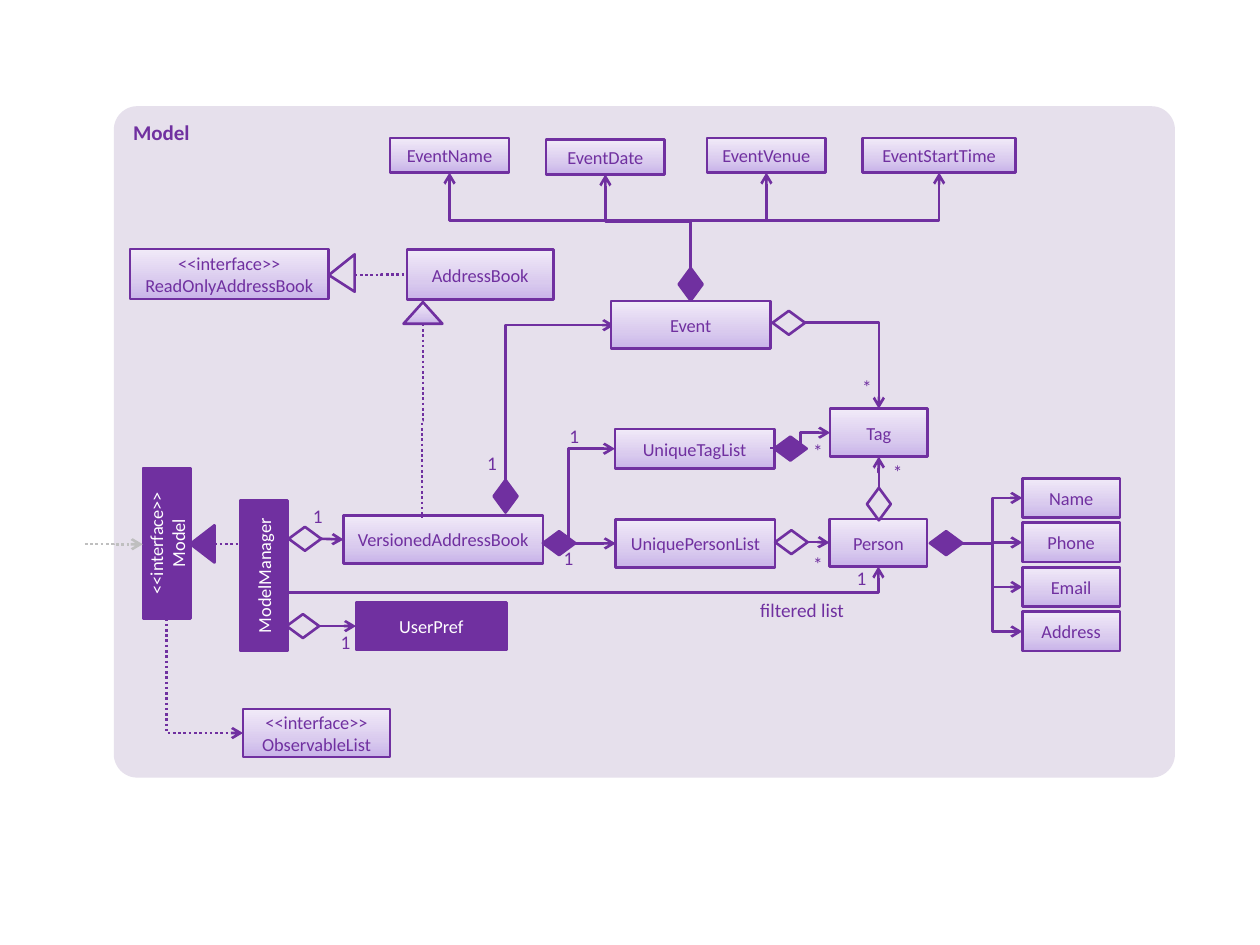
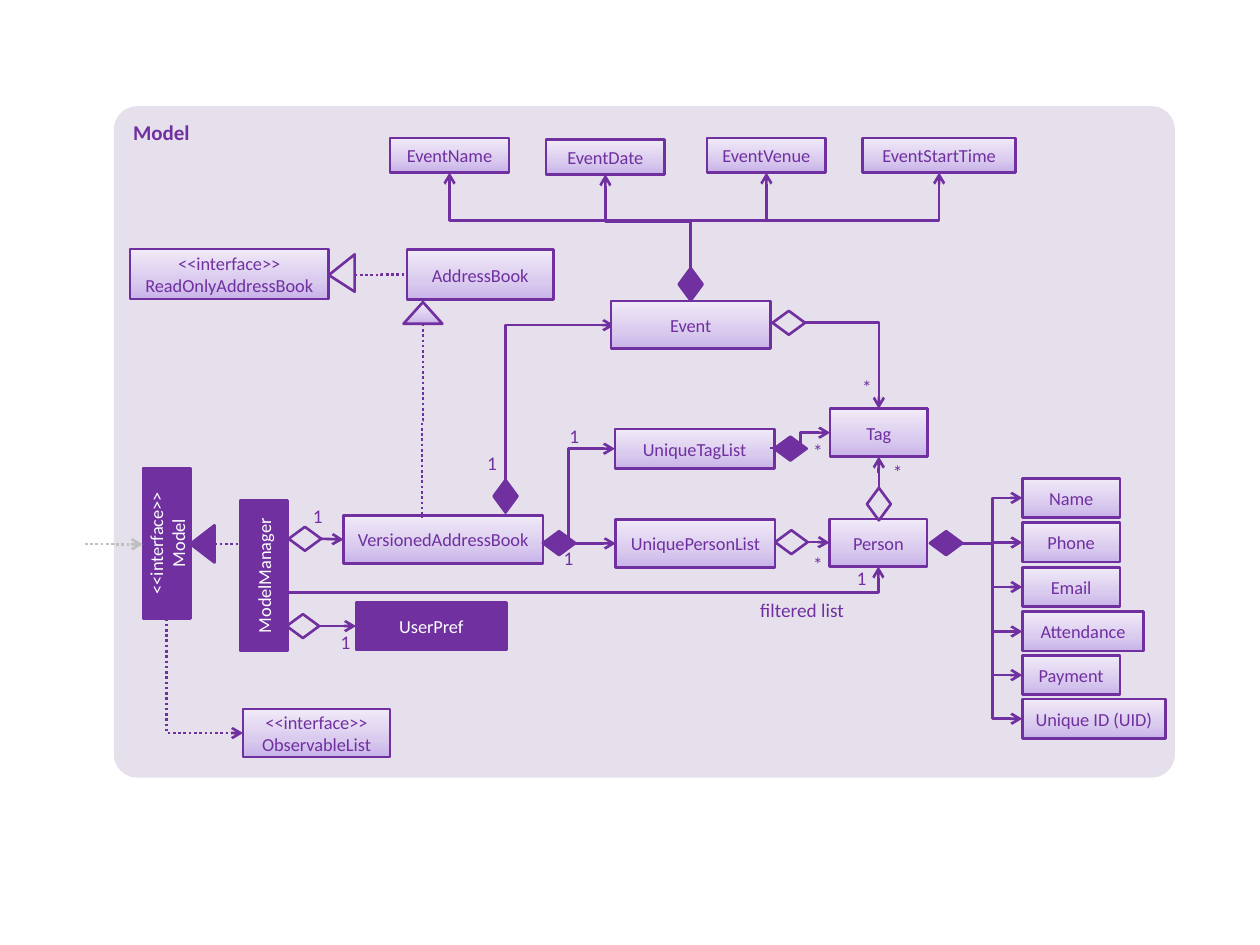
Before and after one commit to wm28/main, a slide deck: slide 1 of docs/diagrams/ModelComponentClassBetterOopDiagram.pptx. Drawn at 1260x945 pixels with LibreOffice and Linux fonts; fonts in the diff are those of the drawing. Boxes give left, top, right and bottom in pixels: in the first picture for what was removed or moved away, otherwise in the second. Text is boxed around its words. In the diff, an @@ line names an element or a change of style, - is before the commit and + after.

Commit message:
Updated the model diagram to include attendance, uid and payment in the person model

```diff
--- a/docs/diagrams/ModelComponentClassBetterOopDiagram.pptx
+++ b/docs/diagrams/ModelComponentClassBetterOopDiagram.pptx
@@ elbow arrow added from (963, 543) to (1022, 718), #7030A0 1.5 pt @@
@@ elbow arrow added from (963, 543) to (1022, 675), #7030A0 1.5 pt @@
@@ rectangle "Attendance": place and size @@
-rectangle "Attendance" at (1022,612,1119,651)
+rectangle "Attendance" at (1022,612,1143,651)
@@ text in rectangle at (1041,625,1126,638): text changed @@
-Address
+Attendance
@@ rectangle added at (1022,655,1119,694), fill gradient #C9B5E8 to #D8CBEE to #F0EAF9, outline #7030A0 1.5 pt, 10.5 pt, text #7030A0 @@
+Payment
@@ rectangle added at (1022,699,1166,738), fill gradient #C9B5E8 to #D8CBEE to #F0EAF9, outline #7030A0 1.5 pt, 10.5 pt, text #7030A0 @@
+Unique ID (UID)
```
Also in this commit, not shown: 3 other files.
